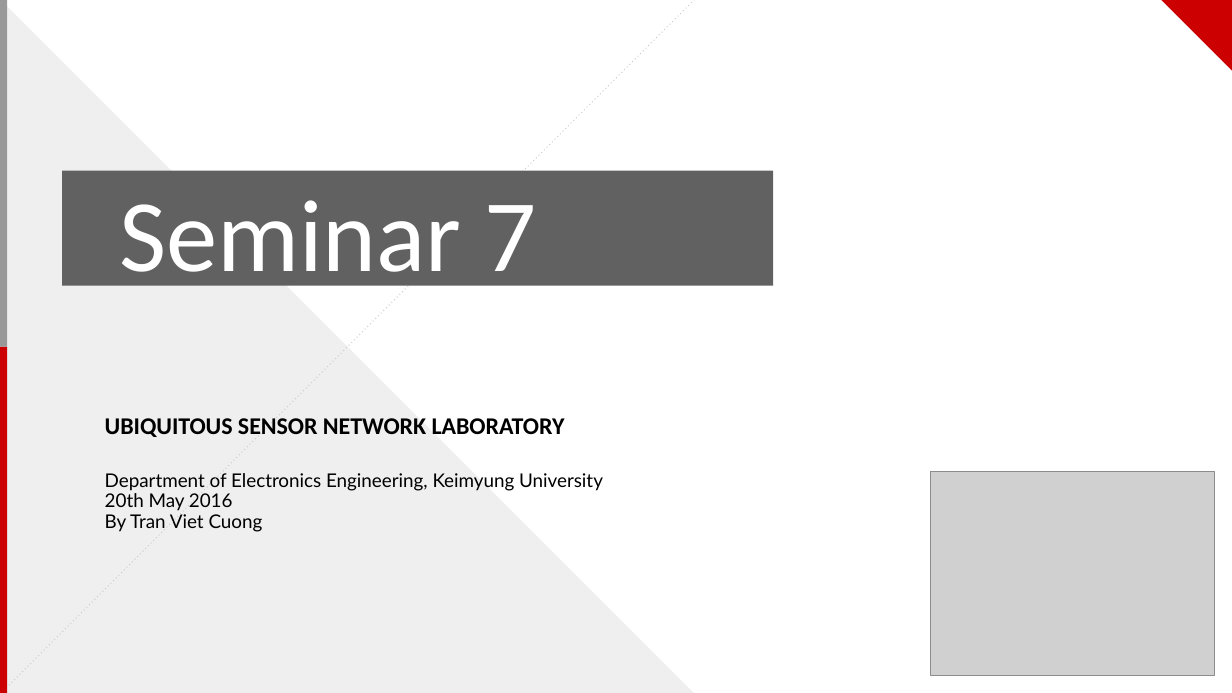
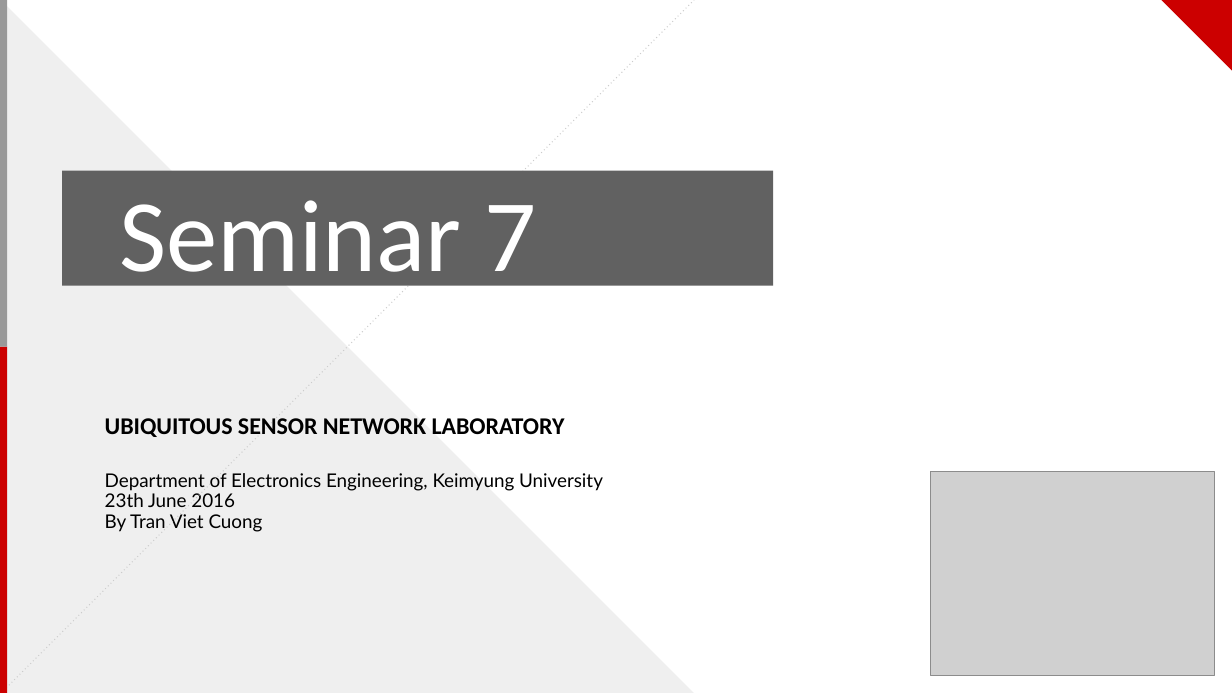
Before and after one commit to cuongtv89ks/senimar, a slide deck: slide 1 of Seminar 7.pptx. Drawn at 1232x693 pixels with LibreOffice and Linux fonts; fonts in the diff are those of the drawing; grey boxes stand for pictures. Boxes give left, top, right and bottom in pixels: in the first picture for what was removed or moved away, otherwise in the second. Text is boxed around its words. In the diff, an @@ line names an element or a change of style, - is before the commit and + after.

Commit message:
seminar 9

```diff
--- a/Seminar 7.pptx
+++ b/Seminar 7.pptx
@@ subtitle at [105, 493, 235, 507]: text changed @@
-20th May 2016
+23th June 2016
```
Also in this commit, not shown: 1 other file.
